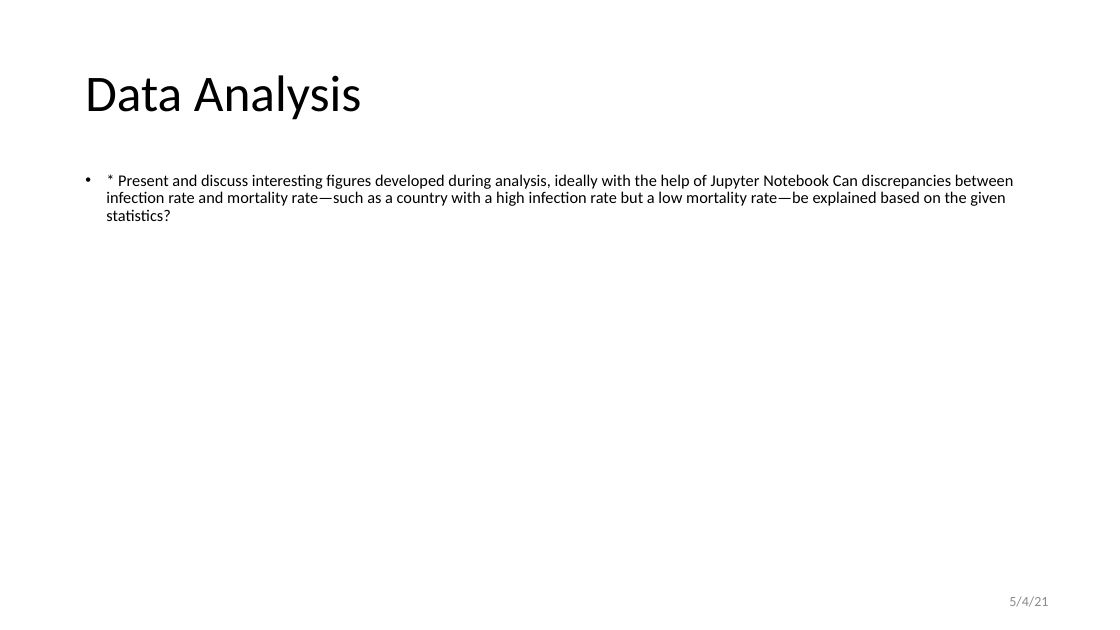
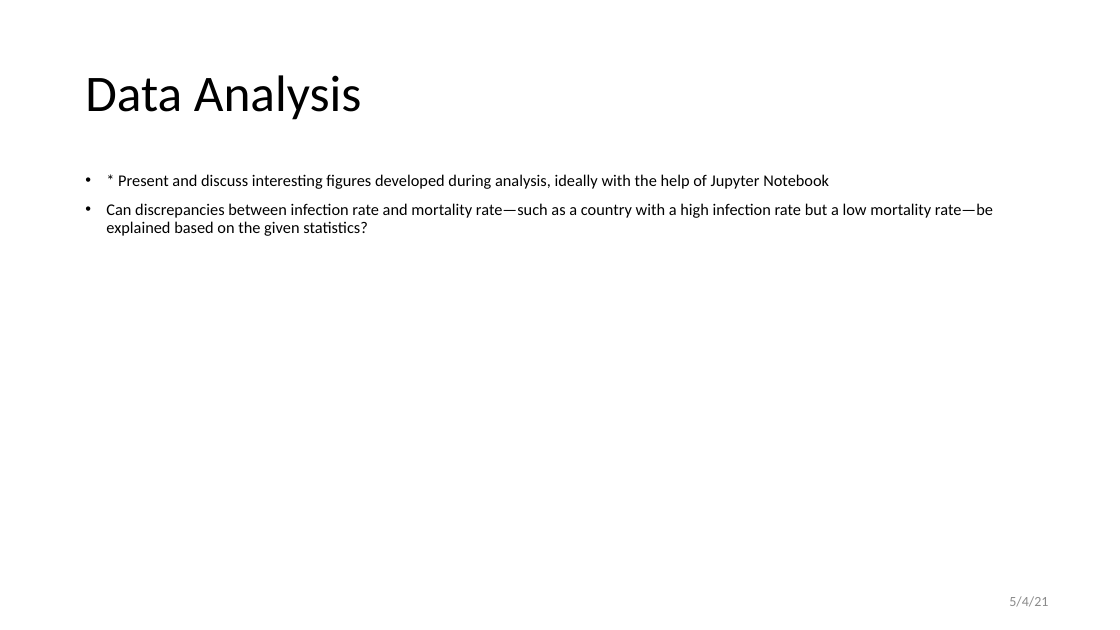
Before and after one commit to grantbot/Project-1, a slide deck: slide 11 of Presentation.pptx (slide 8 before the commit). Drawn at 1120x630 pixels with LibreOffice and Linux fonts; fonts in the diff are those of the drawing; background and template pictures are left out. Boxes give left, top, right and bottom in pixels: in the first picture for what was removed or moved away, otherwise in the second. Text is boxed around its words. In the diff, an @@ line names an element or a change of style, - is before the commit and + after.

Commit message:
updated powerpoint slides

```diff
--- a/Presentation.pptx
+++ b/Presentation.pptx
@@ text at bbox=[106, 174, 993, 236]: text changed @@
-• * Present and discuss interesting figures developed during analysis, ideally with the help of Jupyter Notebook Can discrepancies between infection rate and mortality rate—such as a country with a high infection rate but a low mortality rate—be explained based on the given statistics?
+• * Present and discuss interesting figures developed during analysis, ideally with the help of Jupyter Notebook
+• Can discrepancies between infection rate and mortality rate—such as a country with a high infection rate but a low mortality rate—be explained based on the given statistics?
```
Also in this commit, not shown: 5 other slides changed, 3 slides added.
